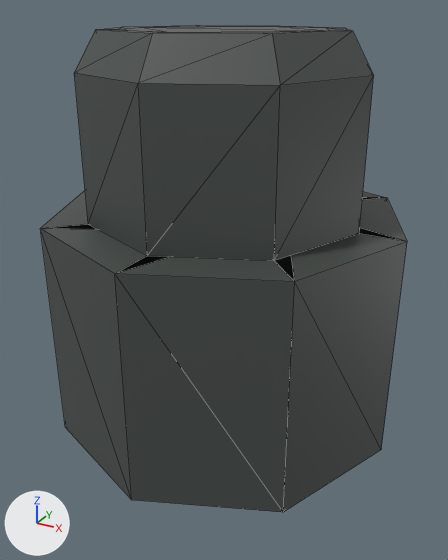
One commit to the glTF model assets/3d_art/stronghold/tower_socket.glb: the scene before it, then after it.
Before and after are seen from a 50 mm lens placed at (1.27, -2.34, 1.33), pointed at (0.02, -0.05, 0.19). The axes (+X, +Y, +Z) are drawn at lower left. The lights are the same throughout. The first picture is the older version. Mesh edges are drawn as thin lines. Vertices at exactly the same position are counted once.

Names of what the first picture shows: 'SubTower'.
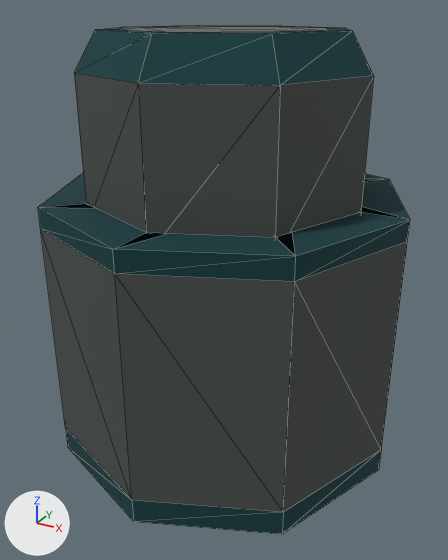
The newer file is also rescaled (x0.7), turned or shifted as a whole; pictures and numbers use the older file's frame.

What differs and where, as boxes (x1, y1, x2, y2) in the pictures (448 x 560 px):
'SubTower', recoloured, surface changed, reshaped: before (40, 25, 407, 512); after (38, 25, 410, 534)
part 1 of me_cylinder, built on: before (41, 191, 407, 282); after (38, 173, 410, 534)
part 2 of me_cylinder, recoloured (dark grey to dark cyan): (74, 30, 373, 85) in both

The change in detail:
Material 'Rim' (mat_rim) changes colour from dark grey #323e31 to dark cyan #003a3e; in linear values from (0.0322, 0.0484, 0.0306) to (0.0, 0.0422, 0.0484).
In material 'Rim' (mat_rim), roughness goes from 0.5 to 0.93.
In material 'SubTower' (mat_subtower), roughness goes from 0.5 to 0.901.
me_cylinder is used by ob_subtower; location (0.0, 0.0, 0.0).
me_cylinder had 48 vertices, 92 faces and spanned x -0.8..0.8, y -0.8..0.8, z -0.5..1.26.
me_cylinder now has 72 vertices, 140 faces and spans x -0.8..0.8, y -0.8..0.8, z -0.62..1.26.
Part 1, on me_cylinder:
22 faces are deleted.
16 new vertices lie (0.0, 0.0, 0.09) away from vertices in x -0.8..0.8, y -0.8..0.8, z 0.5.
8 new vertices lie (0.0, 0.0, -0.12) away from vertices in x -0.8..0.8, y -0.8..0.8, z -0.5.
54 new faces join them, mat_rim (dark cyan #003a3e).
16 new faces join them, mat_subtower (dark grey #484e4b).
me_cylinder part 2: 16 faces spanning x -0.61..0.61, y -0.61..0.61, z 1.11..1.26 switch from mat_subtower (dark grey #484e4b) to mat_rim (dark cyan #003a3e).
